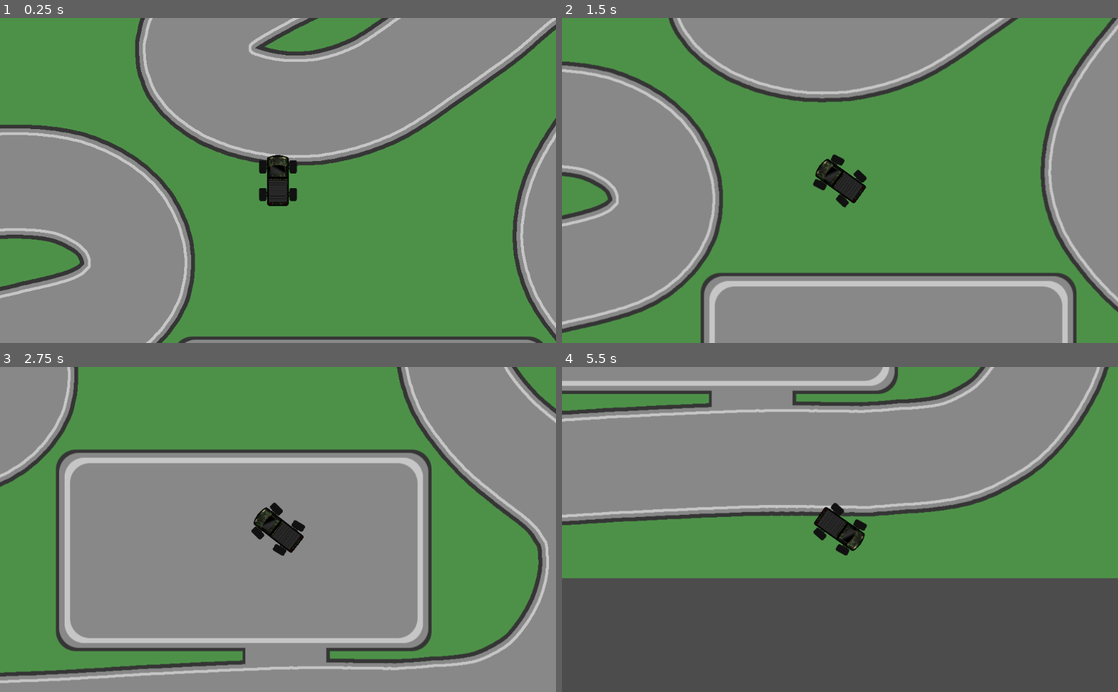
Above: before the commit, frames 1-4 (two rows, left to right).
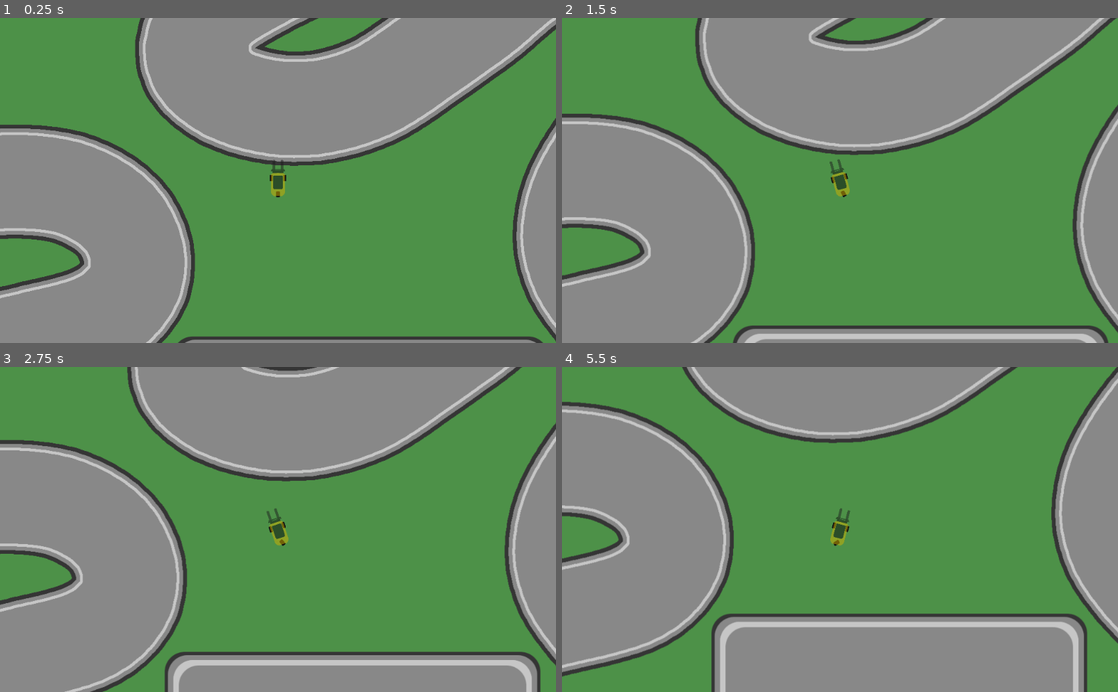
Above: after the commit, the same moments.

Repository: fswienty/godot-wheeled-vehicle-template
Game: Godot game, scene res://World.tscn
The game is run twice, just before and just after one commit, with the same random seed, the same clock (stepped at 60 frames per second) and the same inputs.
Inputs:
- Up to frame 1 (0.25 s): no input
- Up to frame 2 (1.5 s): tap Enter at 0.5 s; hold D (steer_right) 0.53-1.28 s; hold S (decelerate) 0.53-1.28 s; hold A (steer_left) from 1.28 s (still down); tap S (decelerate) at 1.35 s
- Up to frame 3 (2.75 s): release A (steer_left) at 2.03 s; hold D (steer_right) from 2.03 s (still down); hold S (decelerate) from 2.03 s (still down)
- Up to frame 4 (5.5 s): release D (steer_right) at 2.78 s; release S (decelerate) at 2.78 s; hold W (accelerate) 2.78-3.53 s; tap S (decelerate) at 2.85, 4.35 s; hold S (decelerate) 3.53-4.28 s; hold A (steer_left) from 3.53 s (still down); hold S (decelerate) from 5.03 s (still down)

The runs differ from the first frame. In frame 1, 0.8% of the frame differs, in the area x 46-54%, y 42-58%; in frame 2, 47%; in frame 3, 66%; in frame 4, 73%, in the area x 0-100%, y 0-100%.

Commit message:
changed some forklift parameters

Diff:
--- a/Vehicles/Forklift.tscn
+++ b/Vehicles/Forklift.tscn
@@ -18,10 +18,11 @@
 __meta__ = {
 "_edit_horizontal_guides_": [  ]
 }
-grip = 10.0
+grip = 30.0
 steering_speed = 0.02
 steering_speed_decay = 0.0
 center_steering = false
+air_resistance = 3.0
 
 [node name="Wheels" type="Node2D" parent="."]
 
--- a/Vehicles/Vehicle.gd
+++ b/Vehicles/Vehicle.gd
@@ -6,6 +6,7 @@
 # true: steering wheels return to their forward position
 # false: steering wheels remain at their current angle
 export var center_steering = true
+export var air_resistance = 0.0
 onready var right = global_transform.x.normalized()
 onready var wheel_group = str(get_instance_id()) + "-wheels"  # unique name for the wheel group
 
@@ -52,4 +53,4 @@
 	var vel = 0.005 * linear_velocity
 	var vSquared = vel.length_squared() * vel.normalized()
 #	apply_central_impulse(-cw_value * vSquared)
-	apply_central_impulse(-0.005 * vel)
+	apply_central_impulse(-air_resistance * vel)
--- a/World.tscn
+++ b/World.tscn
@@ -1,7 +1,7 @@
 [gd_scene load_steps=3 format=2]
 
 [ext_resource path="res://Sprites/racetrack2.png" type="Texture" id=1]
-[ext_resource path="res://Vehicles/Truck.tscn" type="PackedScene" id=2]
+[ext_resource path="res://Vehicles/Forklift.tscn" type="PackedScene" id=2]
 
 [node name="World" type="Node2D"]
 
@@ -9,10 +9,10 @@
 scale = Vector2( 2, 2 )
 texture = ExtResource( 1 )
 
-[node name="Truck" parent="." instance=ExtResource( 2 )]
-steering_speed_decay = 0.3
+[node name="Forklift" parent="." instance=ExtResource( 2 )]
+air_resistance = 2.0
 
-[node name="Camera2D" type="Camera2D" parent="Truck"]
+[node name="Camera2D" type="Camera2D" parent="Forklift"]
 current = true
 zoom = Vector2( 2, 2 )
 process_mode = 0
